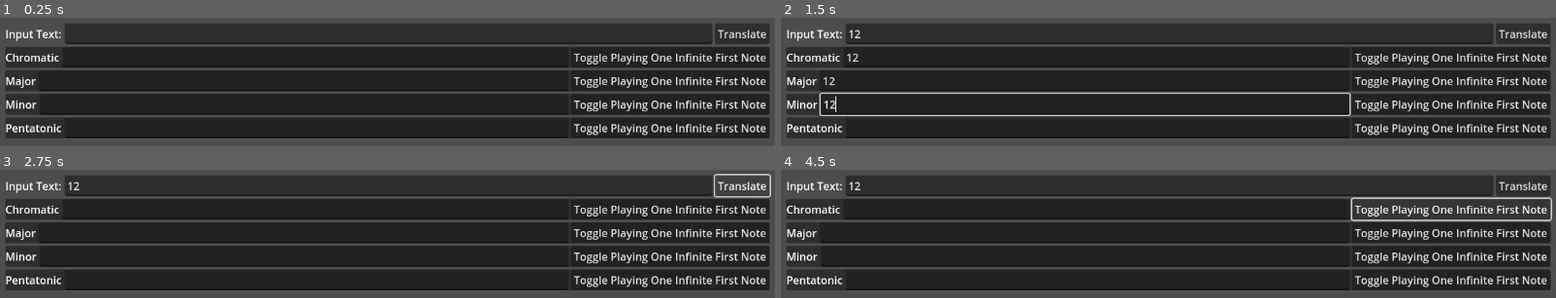
Above: before the commit, frames 1-4 (two rows, left to right).
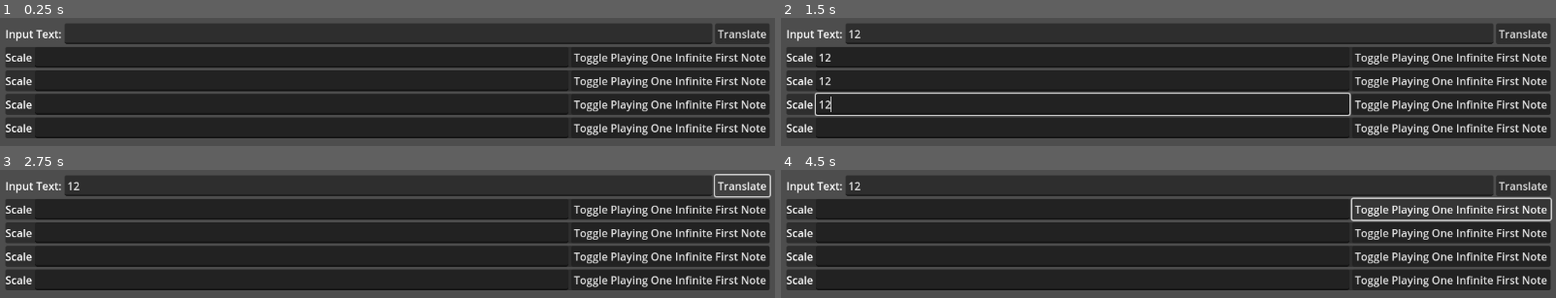
Above: after the commit, the same moments.

Repository: NBumgardner/text-to-music-gui-2015
Game: Godot game, scene res://scenes/TextToMusicGui.tscn
Same seed, same stepped clock (60 frames per second), same inputs: the game is played once before the commit and once after it.
Inputs (mouse positions are in pixels of both pictures, inside the frame that each line leads up to):
- Up to frame 1 (0.25 s): no input
- Up to frame 2 (1.5 s): click (1168, 33) at 0.52 s; type "12" at 0.6 s; click (1098, 57) at 0.75 s; type "12" at 0.83 s; click (1083, 80) at 0.98 s; type "12" at 1.07 s; click (1083, 103) at 1.27 s; type "12" at 1.35 s
- Up to frame 3 (2.75 s): click (317, 280) at 1.5 s; type "12" at 1.58 s; click "Translate" at 2 s
- Up to frame 4 (4.5 s): click "Toggle Playing One Infinite F…" at 2.75 s; click "Translate" at 3.5 s; click "Toggle Playing One Infinite F…" at 4.25 s

The runs differ from the first frame. In frame 1, 1.0% of the frame differs, in the area x 0-9%, y 27-94%; in frame 2, 1.3%, in the area x 0-11%, y 27-94%; in frame 3, 1.0%; in frame 4, 1.0%.
Error after the commit: Invalid type in function 'parse' in base 'JSON'. Cannot convert argument 1 from Object to String. (res://scenes/scaled_solfege_player.gd:45)

Commit message:
Attempt to Move Dictionary into JSON, Error

Diff:
--- /dev/null
+++ b/v2-godot/musical_translations/dictionary_solfege_note_to_chromatic_index.json
@@ -0,0 +1,19 @@
+{
+	"Do": 0,
+	"di": 1,
+	"ra": 1,
+	"Re": 2,
+	"ri": 3,
+	"me": 3,
+	"Mi": 4,
+	"Fa": 5,
+	"fi": 6,
+	"se": 6,
+	"So": 7,
+	"si": 8,
+	"le": 8,
+	"La": 9,
+	"li": 10,
+	"te": 10,
+	"Ti": 11,
+}
--- a/v2-godot/scenes/scaled_solfege_player.gd
+++ b/v2-godot/scenes/scaled_solfege_player.gd
@@ -16,26 +16,11 @@
 
 @export var musical_scale: ScaleData = null
 
+@onready var dictionary_solfege_note_to_chromatic_index = preload(
+	"res://musical_translations/dictionary_solfege_note_to_chromatic_index.json"
+)
 
-const _solfege_note_to_chromatic_index_dictionary = {
-	"Do": 0,
-	"di": 1,
-	"ra": 1,
-	"Re": 2,
-	"ri": 3,
-	"me": 3,
-	"Mi": 4,
-	"Fa": 5,
-	"fi": 6,
-	"se": 6,
-	"So": 7,
-	"si": 8,
-	"le": 8,
-	"La": 9,
-	"li": 10,
-	"te": 10,
-	"Ti": 11,
-}
+var _solfege_note_to_chromatic_index_dictionary
 
 
 func set_line_edit_text(incoming_text: String) -> void:
@@ -55,6 +40,11 @@
 
 
 func _ready():
+	var json = JSON.new()
+	print(typeof(dictionary_solfege_note_to_chromatic_index))
+	var _error_solfege_note_to_chromatic_index_dictionary = json.parse(dictionary_solfege_note_to_chromatic_index)
+	_solfege_note_to_chromatic_index_dictionary = json.data
+
 	_init_note()
 	audio_stream_player.stop()
 
